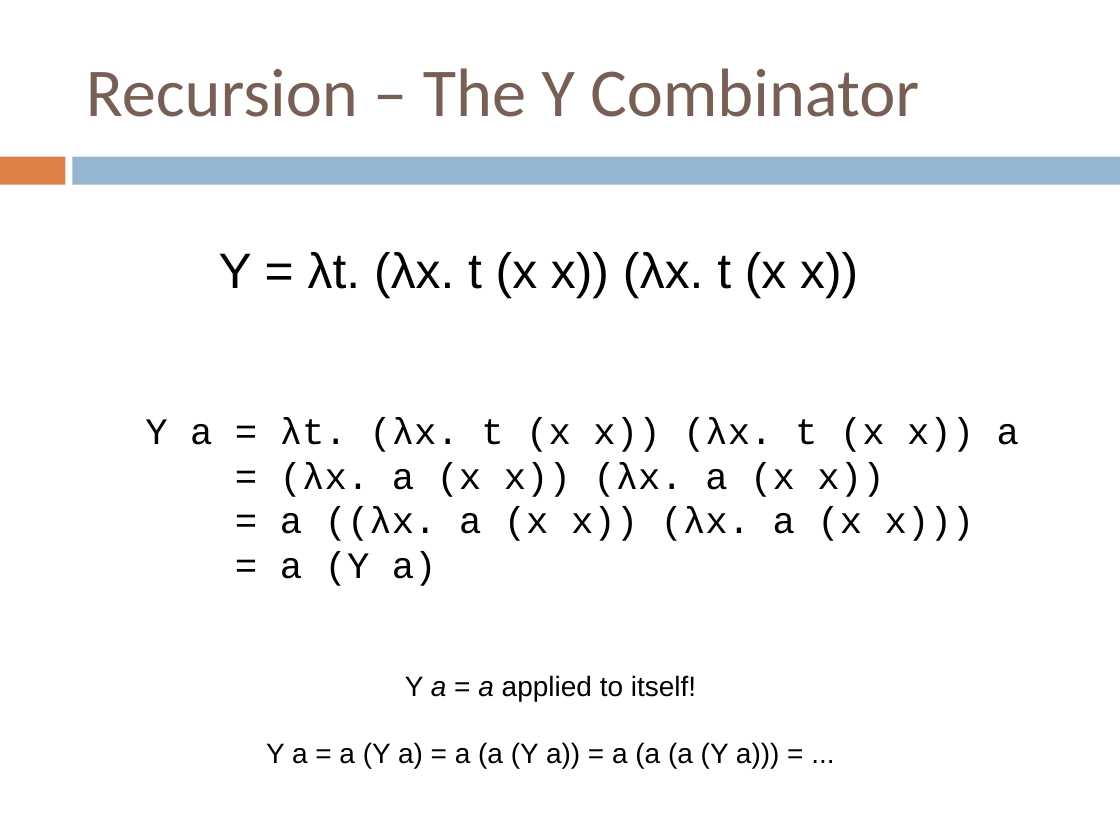
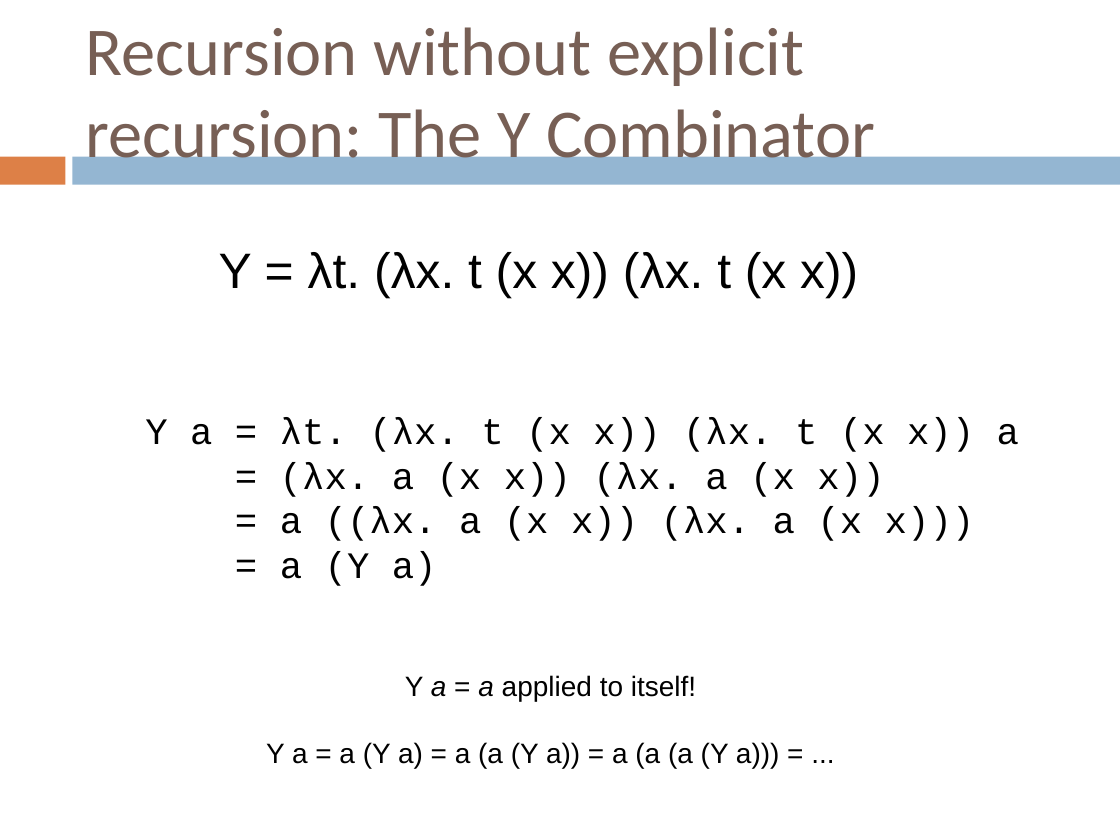
Before and after one commit to crista/EPS-slides, a slide deck: slide 21 of EPS-Lambda.ppt. Drawn at 1120x840 pixels with LibreOffice and Linux fonts; fonts in the diff are those of the drawing. Boxes give left, top, right and bottom in pixels: in the first picture for what was removed or moved away, otherwise in the second. Text is boxed around its words. In the diff, an @@ line names an element or a change of style, - is before the commit and + after.

```diff
--- a/EPS-Lambda.ppt
+++ b/EPS-Lambda.ppt
@@ title at box(86, 27, 875, 173): text changed @@
-Recursion – The Y Combinator
+Recursion without explicit recursion: The Y Combinator
```
Also in this commit, not shown: 2 other slides changed.
